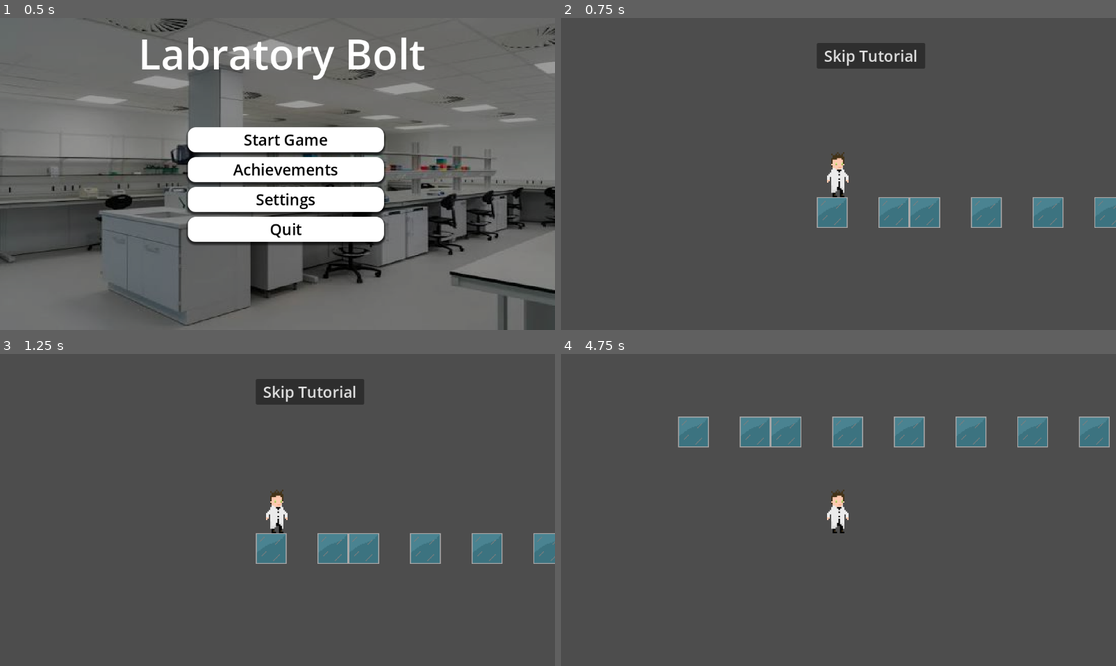
Above: before the commit, frames 1-4 (two rows, left to right).
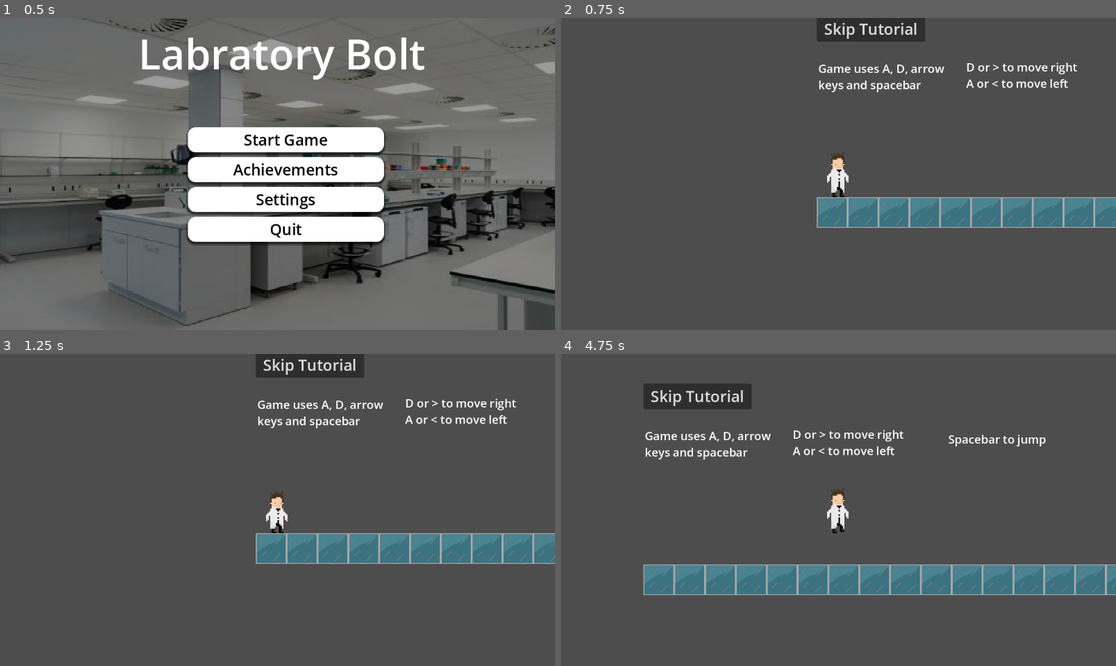
Above: after the commit, the same moments.

Repository: jackrichards-hub/ASSESSMENT
Game: Godot game, scene res://Scenes/menu.tscn
Two runs of this game, one before a commit and one after it. Both use one fixed random seed, a clock stepped at 60 frames per second and the inputs below. The engine's default icon, where the game draws it, is replaced by a stand-in: a white triangle on a blue panel in a dark square.
Inputs:
- Up to frame 1 (0.5 s): no input
- Up to frame 2 (0.75 s): click "Start Game" at 0.5 s
- Up to frame 3 (1.25 s): no input
- Up to frame 4 (4.75 s): click "Skip Tutorial" at 1.25 s; click "Back to menu" at 2 s; click "Start Game" at 2.75 s; tap Enter (ui_accept) at 3.5, 3.77, 4.52 s; hold Right (ui_right) from 3.53 s (still down)

Frame 1 is identical in both runs. In frame 2, 5.9% of the frame differs, in the area x 46-97%, y 0-68%; in frame 3, 6.0%; in frame 4, 15%, in the area x 14-100%, y 9-78%.

Commit message:
Basic tutorial guide on movement

Diff:
--- a/assessment-for-year-12/Scenes/tutorial.tscn
+++ b/assessment-for-year-12/Scenes/tutorial.tscn
@@ -115,14 +115,44 @@
 script = ExtResource("1_omtrn")
 
 [node name="Skip Tutorial" type="Button" parent="." unique_id=1124736139]
+offset_top = -56.0
 offset_right = 225.0
-offset_bottom = 50.0
+offset_bottom = -3.0
 theme_override_font_sizes/font_size = 32
 text = "Skip Tutorial"
 
 [node name="TileMapLayer" type="TileMapLayer" parent="." unique_id=291695505]
 scale = Vector2(0.5, 0.5)
-tile_map_data = PackedByteArray("AAAAAAUAAgABAAAAAAACAAUAAgA …(96 unchanged characters)… BAAAAAAAPAAUAAgABAAAAAAARAAUAAgABAAAAAAA=")
+tile_map_data = PackedByteArray("AAAAAAUAAgABAAAAAAACAAUAAgA …(96 unchanged characters)… BAAAAAAAPAAUAAgABAAAAAAARAAUAAgABAAAAAAABAAUAAgABAAAAAAAEAAUAAgABAAAAAAAGAAUAAgABAAAAAAAIAAUAAgABAAAAAAAKAAUAAgABAAAAAAAMAAUAAgABAAAAAAAOAAUAAgABAAAAAAAQAAUAAgABAAAAAAA=")
 tile_set = SubResource("TileSet_ys4pu")
 
+[node name="RichTextLabel3" type="RichTextLabel" parent="." unique_id=1899377613]
+offset_left = 310.0
+offset_top = 33.0
+offset_right = 609.0
+offset_bottom = 175.0
+theme_override_font_sizes/normal_font_size = 24
+theme_override_font_sizes/bold_font_size = 16
+text = "D or > to move right
+A or < to move left"
+
+[node name="RichTextLabel2" type="RichTextLabel" parent="." unique_id=1203936485]
+offset_left = 633.0
+offset_top = 43.0
+offset_right = 932.0
+offset_bottom = 185.0
+theme_override_font_sizes/normal_font_size = 24
+theme_override_font_sizes/bold_font_size = 16
+text = "Spacebar to jump"
+
+[node name="RichTextLabel" type="RichTextLabel" parent="." unique_id=7092680]
+offset_left = 3.0
+offset_top = 36.0
+offset_right = 302.0
+offset_bottom = 178.0
+theme_override_font_sizes/normal_font_size = 24
+theme_override_font_sizes/bold_font_size = 16
+text = "Game uses A, D, arrow keys and spacebar
+"
+
 [connection signal="pressed" from="Skip Tutorial" to="." method="_on_skip_tutorial_pressed"]
--- a/assessment-for-year-12/Scripts/player.gd
+++ b/assessment-for-year-12/Scripts/player.gd
@@ -38,7 +38,7 @@
 		else:
 			animation.play("Idle")
 	else:
-		animation.play("jump")
+		animation.play("Jump")
 
 	if position.y > 900:
 		respawn()
--- a/assessment-for-year-12/Sprites/player.tscn
+++ b/assessment-for-year-12/Sprites/player.tscn
@@ -20,6 +20,30 @@
 [sub_resource type="AtlasTexture" id="AtlasTexture_neloe"]
 atlas = ExtResource("1_743eh")
 region = Rect2(96, 0, 32, 32)
+
+[sub_resource type="AtlasTexture" id="AtlasTexture_743eh"]
+atlas = ExtResource("1_743eh")
+region = Rect2(320, 0, 32, 32)
+
+[sub_resource type="AtlasTexture" id="AtlasTexture_pcmbh"]
+atlas = ExtResource("1_743eh")
+region = Rect2(352, 0, 32, 32)
+
+[sub_resource type="AtlasTexture" id="AtlasTexture_f57sy"]
+atlas = ExtResource("1_743eh")
+region = Rect2(384, 0, 32, 32)
+
+[sub_resource type="AtlasTexture" id="AtlasTexture_pa72d"]
+atlas = ExtResource("1_743eh")
+region = Rect2(416, 0, 32, 32)
+
+[sub_resource type="AtlasTexture" id="AtlasTexture_1af54"]
+atlas = ExtResource("1_743eh")
+region = Rect2(448, 0, 32, 32)
+
+[sub_resource type="AtlasTexture" id="AtlasTexture_1j414"]
+atlas = ExtResource("1_743eh")
+region = Rect2(480, 0, 32, 32)
 
 [sub_resource type="AtlasTexture" id="AtlasTexture_eksx6"]
 atlas = ExtResource("1_743eh")
@@ -64,10 +88,28 @@
 "name": &"Idle",
 "speed": 5.0
 }, {
-"frames": [],
+"frames": [{
+"duration": 1.0,
+"texture": SubResource("AtlasTexture_743eh")
+}, {
+"duration": 1.0,
+"texture": SubResource("AtlasTexture_pcmbh")
+}, {
+"duration": 1.0,
+"texture": SubResource("AtlasTexture_f57sy")
+}, {
+"duration": 1.0,
+"texture": SubResource("AtlasTexture_pa72d")
+}, {
+"duration": 1.0,
+"texture": SubResource("AtlasTexture_1af54")
+}, {
+"duration": 1.0,
+"texture": SubResource("AtlasTexture_1j414")
+}],
 "loop": true,
 "name": &"Jump",
-"speed": 5.0
+"speed": 8.0
 }, {
 "frames": [{
 "duration": 1.0,
@@ -90,7 +132,7 @@
 }],
 "loop": true,
 "name": &"Run",
-"speed": 5.0
+"speed": 8.0
 }, {
 "frames": [],
 "loop": true,
@@ -110,5 +152,7 @@
 [node name="AnimatedSprite2D" type="AnimatedSprite2D" parent="." unique_id=1487997537]
 scale = Vector2(3, 3)
 sprite_frames = SubResource("SpriteFrames_eksx6")
-animation = &"Run"
+animation = &"Jump"
 autoplay = "Idle"
+frame = 5
+frame_progress = 0.93232596
--- a/assessment-for-year-12/project.godot
+++ b/assessment-for-year-12/project.godot
@@ -15,6 +15,25 @@
 config/features=PackedStringArray("4.6", "Forward Plus")
 config/icon="res://icon.svg"
 
+[input]
+
+ui_left={
+"deadzone": 0.5,
+"events": [Object(InputEventKey,"resource_local_to_scene":false,"resource_name":"","device":0,"window_id":0,"alt_pressed":false,"shift_pressed":false,"ctrl_pressed":false,"meta_pressed":false,"pressed":false,"keycode":4194319,"physical_keycode":0,"key_label":0,"unicode":0,"location":0,"echo":false,"script":null)
+, Object(InputEventJoypadButton,"resource_local_to_scene":false,"resource_name":"","device":-1,"button_index":13,"pressure":0.0,"pressed":false,"script":null)
+, Object(InputEventJoypadMotion,"resource_local_to_scene":false,"resource_name":"","device":-1,"axis":0,"axis_value":-1.0,"script":null)
+, Object(InputEventKey,"resource_local_to_scene":false,"resource_name":"","device":-1,"window_id":0,"alt_pressed":false,"shift_pressed":false,"ctrl_pressed":false,"meta_pressed":false,"pressed":false,"keycode":0,"physical_keycode":65,"key_label":0,"unicode":97,"location":0,"echo":false,"script":null)
+]
+}
+ui_right={
+"deadzone": 0.5,
+"events": [Object(InputEventKey,"resource_local_to_scene":false,"resource_name":"","device":0,"window_id":0,"alt_pressed":false,"shift_pressed":false,"ctrl_pressed":false,"meta_pressed":false,"pressed":false,"keycode":4194321,"physical_keycode":0,"key_label":0,"unicode":0,"location":0,"echo":false,"script":null)
+, Object(InputEventJoypadButton,"resource_local_to_scene":false,"resource_name":"","device":-1,"button_index":14,"pressure":0.0,"pressed":false,"script":null)
+, Object(InputEventJoypadMotion,"resource_local_to_scene":false,"resource_name":"","device":-1,"axis":0,"axis_value":1.0,"script":null)
+, Object(InputEventKey,"resource_local_to_scene":false,"resource_name":"","device":-1,"window_id":0,"alt_pressed":false,"shift_pressed":false,"ctrl_pressed":false,"meta_pressed":false,"pressed":false,"keycode":0,"physical_keycode":68,"key_label":0,"unicode":100,"location":0,"echo":false,"script":null)
+]
+}
+
 [physics]
 
 3d/physics_engine="Jolt Physics"
